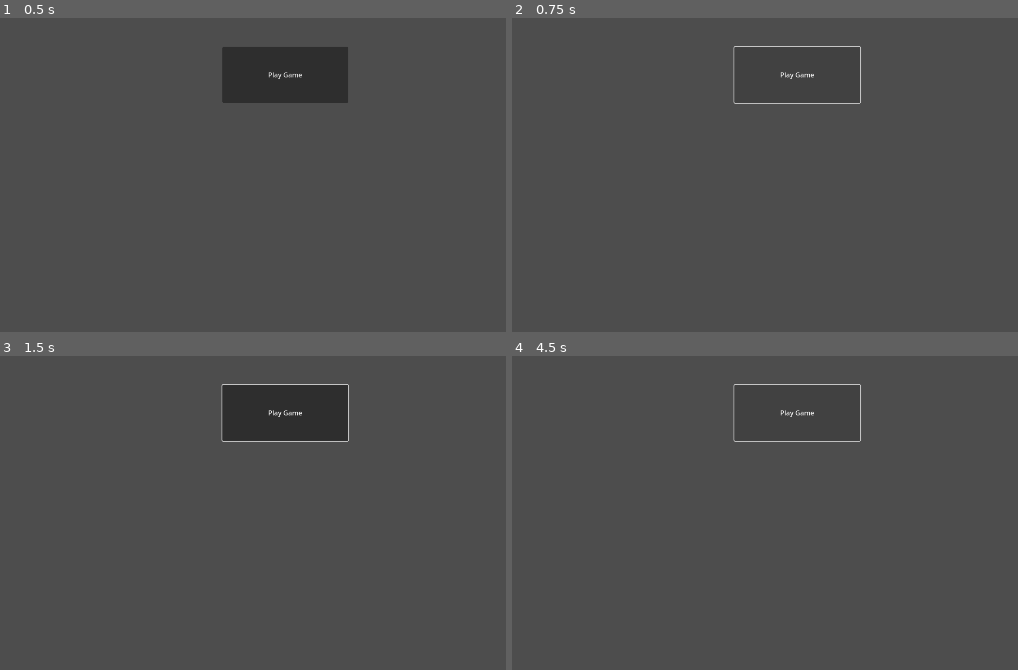
Above: before the commit, frames 1-4 (two rows, left to right).
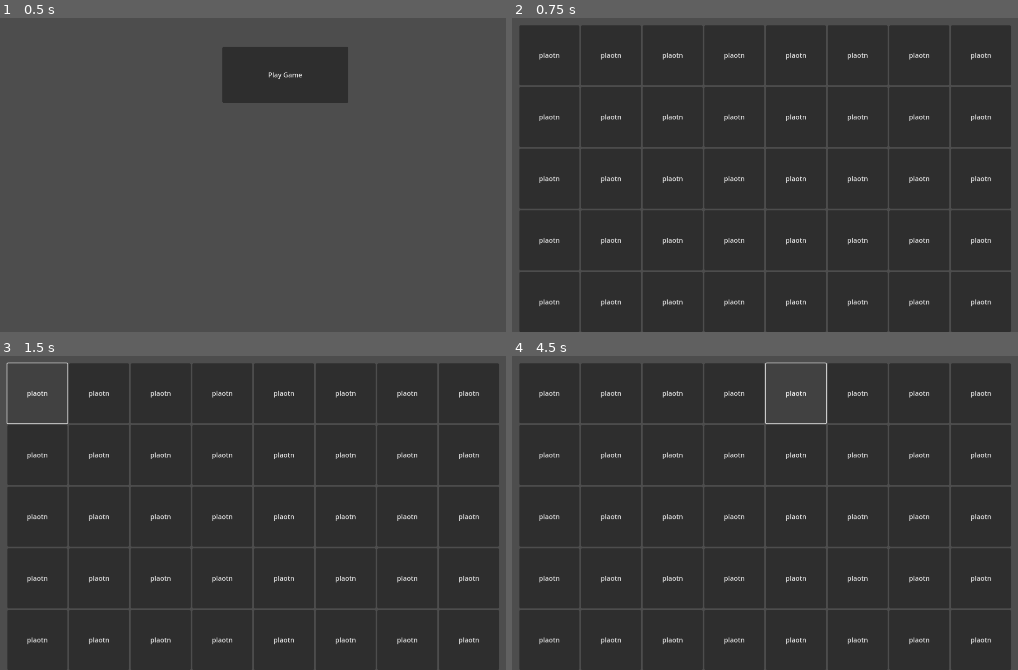
Above: after the commit, the same moments.

Repository: markelgersma/ComputerClub
Game: Godot game, scene res://scenes/mainMenu.tscn
Two runs of this game, one before a commit and one after it. Both use one fixed random seed, a clock stepped at 60 frames per second and the inputs below. Before the commit the project starts from res://mainMenu.tscn.
Inputs (mouse positions are in pixels of both pictures, inside the frame that each line leads up to):
- Up to frame 1 (0.5 s): no input
- Up to frame 2 (0.75 s): click "Play Game" at 0.5 s
- Up to frame 3 (1.5 s): click (35, 393) at 1.25 s, where only the run after the commit has a clickable "plaotn"
- Up to frame 4 (4.5 s): click (613, 393) at 2 s, where only the run after the commit has a clickable "plaotn"; click (673, 393) at 2.75 s, where only the run after the commit has a clickable "plaotn"; click (734, 393) at 3.5 s, where only the run after the commit has a clickable "plaotn"; click (795, 393) at 4.25 s, where only the run after the commit has a clickable "plaotn"

Frame 1 is identical in both runs. In frame 2, 85% of the frame differs, in the area x 1-99%, y 2-100%; in frame 3, 83%; in frame 4, 84%.

Commit message:
Moved files, added gamescreen and some wizard script.

Diff:
--- a/Zolem/wizard-vs-golem/mainMenu.tscn
+++ /dev/null
@@ -1,17 +0,0 @@
-[gd_scene format=3 uid="uid://b3axbq58sp7xd"]
-
-[node name="Control" type="Control"]
-layout_mode = 3
-anchors_preset = 15
-anchor_right = 1.0
-anchor_bottom = 1.0
-grow_horizontal = 2
-grow_vertical = 2
-
-[node name="Button" type="Button" parent="."]
-layout_mode = 0
-offset_left = 788.0
-offset_top = 396.0
-offset_right = 1090.0
-offset_bottom = 530.0
-text = "Play Game"
--- a/Zolem/wizard-vs-golem/project.godot
+++ b/Zolem/wizard-vs-golem/project.godot
@@ -11,9 +11,9 @@
 [application]
 
 config/name="Wizard Vs Golem"
-run/main_scene="res://mainMenu.tscn"
+run/main_scene="res://scenes/mainMenu.tscn"
 config/features=PackedStringArray("4.4", "GL Compatibility")
-config/icon="res://icon.svg"
+config/icon="res://assets/icon.svg"
 
 [display]
 
@@ -21,6 +21,10 @@
 window/size/viewport_height=1080
 window/stretch/mode="viewport"
 
+[dotnet]
+
+project/assembly_name="Wizard Vs Golem"
+
 [rendering]
 
 renderer/rendering_method="gl_compatibility"
--- /dev/null
+++ b/Zolem/wizard-vs-golem/scenes/mainMenu.tscn
@@ -0,0 +1,22 @@
+[gd_scene load_steps=2 format=3 uid="uid://b3axbq58sp7xd"]
+
+[ext_resource type="Script" uid="uid://cf76vthymoldu" path="res://scripts/main_menu.gd" id="1_qkhwq"]
+
+[node name="Game" type="Control"]
+layout_mode = 3
+anchors_preset = 15
+anchor_right = 1.0
+anchor_bottom = 1.0
+grow_horizontal = 2
+grow_vertical = 2
+script = ExtResource("1_qkhwq")
+
+[node name="Play Game" type="Button" parent="."]
+layout_mode = 0
+offset_left = 788.0
+offset_top = 396.0
+offset_right = 1090.0
+offset_bottom = 530.0
+text = "Play Game"
+
+[connection signal="pressed" from="Play Game" to="." method="_on_play_game_pressed"]
--- /dev/null
+++ b/Zolem/wizard-vs-golem/scenes/potential.tscn
@@ -0,0 +1,334 @@
+[gd_scene load_steps=2 format=3 uid="uid://be14i10buvddn"]
+
+[ext_resource type="Script" uid="uid://d3apadb3ed0i4" path="res://scripts/potential.gd" id="1_kibop"]
+
+[node name="Node2D" type="Node2D"]
+script = ExtResource("1_kibop")
+
+[node name="GridContainer" type="GridContainer" parent="."]
+offset_left = 272.175
+offset_top = 344.0
+offset_right = 1452.18
+offset_bottom = 1080.0
+columns = 8
+
+[node name="Button1" type="Button" parent="GridContainer"]
+custom_minimum_size = Vector2(144, 144)
+layout_mode = 2
+text = "plaotn"
+metadata/column = 1
+metadata/row = 1
+
+[node name="Button2" type="Button" parent="GridContainer"]
+custom_minimum_size = Vector2(144, 144)
+layout_mode = 2
+text = "plaotn"
+metadata/column = 2
+metadata/row = 1
+
+[node name="Button3" type="Button" parent="GridContainer"]
+custom_minimum_size = Vector2(144, 144)
+layout_mode = 2
+text = "plaotn"
+metadata/column = 3
+metadata/row = 1
+
+[node name="Button4" type="Button" parent="GridContainer"]
+custom_minimum_size = Vector2(144, 144)
+layout_mode = 2
+text = "plaotn"
+metadata/column = 4
+metadata/row = 1
+
+[node name="Button5" type="Button" parent="GridContainer"]
+custom_minimum_size = Vector2(144, 144)
+layout_mode = 2
+text = "plaotn"
+metadata/column = 5
+metadata/row = 1
+
+[node name="Button6" type="Button" parent="GridContainer"]
+custom_minimum_size = Vector2(144, 144)
+layout_mode = 2
+text = "plaotn"
+metadata/column = 6
+metadata/row = 1
+
+[node name="Button7" type="Button" parent="GridContainer"]
+custom_minimum_size = Vector2(144, 144)
+layout_mode = 2
+text = "plaotn"
+metadata/column = 7
+metadata/row = 1
+
+[node name="Button8" type="Button" parent="GridContainer"]
+custom_minimum_size = Vector2(144, 144)
+layout_mode = 2
+text = "plaotn"
+metadata/column = 8
+metadata/row = 1
+
+[node name="Button9" type="Button" parent="GridContainer"]
+custom_minimum_size = Vector2(144, 144)
+layout_mode = 2
+text = "plaotn"
+metadata/column = 1
+metadata/row = 2
+
+[node name="Button10" type="Button" parent="GridContainer"]
+custom_minimum_size = Vector2(144, 144)
+layout_mode = 2
+text = "plaotn"
+metadata/column = 2
+metadata/row = 2
+
+[node name="Button11" type="Button" parent="GridContainer"]
+custom_minimum_size = Vector2(144, 144)
+layout_mode = 2
+text = "plaotn"
+metadata/column = 3
+metadata/row = 2
+
+[node name="Button12" type="Button" parent="GridContainer"]
+custom_minimum_size = Vector2(144, 144)
+layout_mode = 2
+text = "plaotn"
+metadata/column = 4
+metadata/row = 2
+
+[node name="Button13" type="Button" parent="GridContainer"]
+custom_minimum_size = Vector2(144, 144)
+layout_mode = 2
+text = "plaotn"
+metadata/column = 5
+metadata/row = 2
+
+[node name="Button14" type="Button" parent="GridContainer"]
+custom_minimum_size = Vector2(144, 144)
+layout_mode = 2
+text = "plaotn"
+metadata/column = 6
+metadata/row = 2
+
+[node name="Button15" type="Button" parent="GridContainer"]
+custom_minimum_size = Vector2(144, 144)
+layout_mode = 2
+text = "plaotn"
+metadata/column = 7
+metadata/row = 2
+
+[node name="Button16" type="Button" parent="GridContainer"]
+custom_minimum_size = Vector2(144, 144)
+layout_mode = 2
+text = "plaotn"
+metadata/column = 8
+metadata/row = 2
+
+[node name="Button17" type="Button" parent="GridContainer"]
+custom_minimum_size = Vector2(144, 144)
+layout_mode = 2
+text = "plaotn"
+metadata/column = 1
+metadata/row = 3
+
+[node name="Button18" type="Button" parent="GridContainer"]
+custom_minimum_size = Vector2(144, 144)
+layout_mode = 2
+text = "plaotn"
+metadata/column = 2
+metadata/row = 3
+
+[node name="Button19" type="Button" parent="GridContainer"]
+custom_minimum_size = Vector2(144, 144)
+layout_mode = 2
+text = "plaotn"
+metadata/column = 3
+metadata/row = 3
+
+[node name="Button20" type="Button" parent="GridContainer"]
+custom_minimum_size = Vector2(144, 144)
+layout_mode = 2
+text = "plaotn"
+metadata/column = 4
+metadata/row = 3
+
+[node name="Button21" type="Button" parent="GridContainer"]
+custom_minimum_size = Vector2(144, 144)
+layout_mode = 2
+text = "plaotn"
+metadata/column = 5
+metadata/row = 3
+
+[node name="Button22" type="Button" parent="GridContainer"]
+custom_minimum_size = Vector2(144, 144)
+layout_mode = 2
+text = "plaotn"
+metadata/column = 6
+metadata/row = 3
+
+[node name="Button23" type="Button" parent="GridContainer"]
+custom_minimum_size = Vector2(144, 144)
+layout_mode = 2
+text = "plaotn"
+metadata/column = 7
+metadata/row = 3
+
+[node name="Button24" type="Button" parent="GridContainer"]
+custom_minimum_size = Vector2(144, 144)
+layout_mode = 2
+text = "plaotn"
+metadata/column = 8
+metadata/row = 3
+
+[node name="Button25" type="Button" parent="GridContainer"]
+custom_minimum_size = Vector2(144, 144)
+layout_mode = 2
+text = "plaotn"
+metadata/column = 1
+metadata/row = 4
+
+[node name="Button26" type="Button" parent="GridContainer"]
+custom_minimum_size = Vector2(144, 144)
+layout_mode = 2
+text = "plaotn"
+metadata/column = 2
+metadata/row = 4
+
+[node name="Button27" type="Button" parent="GridContainer"]
+custom_minimum_size = Vector2(144, 144)
+layout_mode = 2
+text = "plaotn"
+metadata/column = 3
+metadata/row = 4
+
+[node name="Button28" type="Button" parent="GridContainer"]
+custom_minimum_size = Vector2(144, 144)
+layout_mode = 2
+text = "plaotn"
+metadata/column = 4
+metadata/row = 4
+
+[node name="Button29" type="Button" parent="GridContainer"]
+custom_minimum_size = Vector2(144, 144)
+layout_mode = 2
+text = "plaotn"
+metadata/column = 5
+metadata/row = 4
+
+[node name="Button30" type="Button" parent="GridContainer"]
+custom_minimum_size = Vector2(144, 144)
+layout_mode = 2
+text = "plaotn"
+metadata/column = 6
+metadata/row = 4
+
+[node name="Button31" type="Button" parent="GridContainer"]
+custom_minimum_size = Vector2(144, 144)
+layout_mode = 2
+text = "plaotn"
+metadata/column = 7
+metadata/row = 4
+
+[node name="Button32" type="Button" parent="GridContainer"]
+custom_minimum_size = Vector2(144, 144)
+layout_mode = 2
+text = "plaotn"
+metadata/column = 8
+metadata/row = 4
+
+[node name="Button33" type="Button" parent="GridContainer"]
+custom_minimum_size = Vector2(144, 144)
+layout_mode = 2
+text = "plaotn"
+metadata/column = 1
+metadata/row = 5
+
+[node name="Button34" type="Button" parent="GridContainer"]
+custom_minimum_size = Vector2(144, 144)
+layout_mode = 2
+text = "plaotn"
+metadata/column = 2
+metadata/row = 5
+
+[node name="Button35" type="Button" parent="GridContainer"]
+custom_minimum_size = Vector2(144, 144)
+layout_mode = 2
+text = "plaotn"
+metadata/column = 3
+metadata/row = 5
+
+[node name="Button36" type="Button" parent="GridContainer"]
+custom_minimum_size = Vector2(144, 144)
+layout_mode = 2
+text = "plaotn"
+metadata/column = 4
+metadata/row = 5
+
+[node name="Button37" type="Button" parent="GridContainer"]
+custom_minimum_size = Vector2(144, 144)
+layout_mode = 2
+text = "plaotn"
+metadata/column = 5
+metadata/row = 5
+
+[node name="Button38" type="Button" parent="GridContainer"]
+custom_minimum_size = Vector2(144, 144)
+layout_mode = 2
+text = "plaotn"
+metadata/column = 6
+metadata/row = 5
+
+[node name="Button39" type="Button" parent="GridContainer"]
+custom_minimum_size = Vector2(144, 144)
+layout_mode = 2
+text = "plaotn"
+metadata/column = 7
+metadata/row = 5
+
+[node name="Button40" type="Button" parent="GridContainer"]
+custom_minimum_size = Vector2(144, 144)
+layout_mode = 2
+text = "plaotn"
+metadata/column = 8
+metadata/row = 5
+
+[connection signal="pressed" from="GridContainer/Button1" to="." method="_button_pressed"]
+[connection signal="pressed" from="GridContainer/Button2" to="." method="_button_pressed"]
+[connection signal="pressed" from="GridContainer/Button3" to="." method="_button_pressed"]
+[connection signal="pressed" from="GridContainer/Button4" to="." method="_button_pressed"]
+[connection signal="pressed" from="GridContainer/Button5" to="." method="_button_pressed"]
+[connection signal="pressed" from="GridContainer/Button6" to="." method="_button_pressed"]
+[connection signal="pressed" from="GridContainer/Button7" to="." method="_button_pressed"]
+[connection signal="pressed" from="GridContainer/Button8" to="." method="_button_pressed"]
+[connection signal="pressed" from="GridContainer/Button9" to="." method="_button_pressed"]
+[connection signal="pressed" from="GridContainer/Button10" to="." method="_button_pressed"]
+[connection signal="pressed" from="GridContainer/Button11" to="." method="_button_pressed"]
+[connection signal="pressed" from="GridContainer/Button12" to="." method="_button_pressed"]
+[connection signal="pressed" from="GridContainer/Button13" to="." method="_button_pressed"]
+[connection signal="pressed" from="GridContainer/Button14" to="." method="_button_pressed"]
+[connection signal="pressed" from="GridContainer/Button15" to="." method="_button_pressed"]
+[connection signal="pressed" from="GridContainer/Button16" to="." method="_button_pressed"]
+[connection signal="pressed" from="GridContainer/Button17" to="." method="_button_pressed"]
+[connection signal="pressed" from="GridContainer/Button18" to="." method="_button_pressed"]
+[connection signal="pressed" from="GridContainer/Button19" to="." method="_button_pressed"]
+[connection signal="pressed" from="GridContainer/Button20" to="." method="_button_pressed"]
+[connection signal="pressed" from="GridContainer/Button21" to="." method="_button_pressed"]
+[connection signal="pressed" from="GridContainer/Button22" to="." method="_button_pressed"]
+[connection signal="pressed" from="GridContainer/Button23" to="." method="_button_pressed"]
+[connection signal="pressed" from="GridContainer/Button24" to="." method="_button_pressed"]
+[connection signal="pressed" from="GridContainer/Button25" to="." method="_button_pressed"]
+[connection signal="pressed" from="GridContainer/Button26" to="." method="_button_pressed"]
+[connection signal="pressed" from="GridContainer/Button27" to="." method="_button_pressed"]
+[connection signal="pressed" from="GridContainer/Button28" to="." method="_button_pressed"]
+[connection signal="pressed" from="GridContainer/Button29" to="." method="_button_pressed"]
+[connection signal="pressed" from="GridContainer/Button30" to="." method="_button_pressed"]
+[connection signal="pressed" from="GridContainer/Button31" to="." method="_button_pressed"]
+[connection signal="pressed" from="GridContainer/Button32" to="." method="_button_pressed"]
+[connection signal="pressed" from="GridContainer/Button33" to="." method="_button_pressed"]
+[connection signal="pressed" from="GridContainer/Button34" to="." method="_button_pressed"]
+[connection signal="pressed" from="GridContainer/Button35" to="." method="_button_pressed"]
+[connection signal="pressed" from="GridContainer/Button36" to="." method="_button_pressed"]
+[connection signal="pressed" from="GridContainer/Button37" to="." method="_button_pressed"]
+[connection signal="pressed" from="GridContainer/Button38" to="." method="_button_pressed"]
+[connection signal="pressed" from="GridContainer/Button39" to="." method="_button_pressed"]
+[connection signal="pressed" from="GridContainer/Button40" to="." method="_button_pressed"]
--- /dev/null
+++ b/Zolem/wizard-vs-golem/scenes/wizards/wizard.tscn
@@ -0,0 +1,8 @@
+[gd_scene load_steps=2 format=3 uid="uid://bfudqlwhk82qo"]
+
+[ext_resource type="Script" uid="uid://c0fogqverobdm" path="res://scripts/wizard.gd" id="1_tav45"]
+
+[node name="Wizard" type="Node2D"]
+script = ExtResource("1_tav45")
+
+[node name="Attack Timer" type="Timer" parent="."]
--- /dev/null
+++ b/Zolem/wizard-vs-golem/scripts/main_menu.gd
@@ -0,0 +1,6 @@
+extends Control
+
+
+func _on_play_game_pressed() -> void:
+	print("Switching scene to play.")
+	get_tree().change_scene_to_file("res://scenes/potential.tscn")
--- /dev/null
+++ b/Zolem/wizard-vs-golem/scripts/potential.gd
@@ -0,0 +1,54 @@
+extends Node2D
+
+@onready var all_buttons = [
+	$GridContainer/Button1,
+	$GridContainer/Button2,
+	$GridContainer/Button3,
+	$GridContainer/Button4,
+	$GridContainer/Button5,
+	$GridContainer/Button6,
+	$GridContainer/Button7,
+	$GridContainer/Button8,
+	$GridContainer/Button9,
+	$GridContainer/Button10,
+	$GridContainer/Button11,
+	$GridContainer/Button12,
+	$GridContainer/Button13,
+	$GridContainer/Button14,
+	$GridContainer/Button15,
+	$GridContainer/Button16,
+	$GridContainer/Button17,
+	$GridContainer/Button18,
+	$GridContainer/Button19,
+	$GridContainer/Button20,
+	$GridContainer/Button21,
+	$GridContainer/Button22,
+	$GridContainer/Button23,
+	$GridContainer/Button24,
+	$GridContainer/Button25,
+	$GridContainer/Button26,
+	$GridContainer/Button27,
+	$GridContainer/Button28,
+	$GridContainer/Button29,
+	$GridContainer/Button30,
+	$GridContainer/Button31,
+	$GridContainer/Button32,
+	$GridContainer/Button33,
+	$GridContainer/Button34,
+	$GridContainer/Button35,
+	$GridContainer/Button36,
+	$GridContainer/Button37,
+	$GridContainer/Button38,
+	$GridContainer/Button39,
+	$GridContainer/Button40]
+
+var button_number: Dictionary # column = x, row = y.
+
+func _button_pressed():
+	var current_button: Button
+	for x in all_buttons:
+		if x.button_pressed:
+			current_button = x
+			break
+	button_number = {"column" = current_button.get_meta("column"), "row" = current_button.get_meta("row")}
+	print(button_number)
--- /dev/null
+++ b/Zolem/wizard-vs-golem/scripts/wizard.gd
@@ -0,0 +1,14 @@
+extends Node2D
+
+@onready var attack_timer: Timer = $"Attack Timer"
+
+@export_category("Stats")
+@export var health: float = 100
+
+@export_category("Attacking")
+@export var damage: float = 10
+@export var attack_speed: float = 0.25
+@export var damage_type: String = "magic"
+
+func _ready() -> void:
+	attack_timer.wait_time = attack_speed
Renamed: Zolem/wizard-vs-golem/GolemVWizard.png -> Zolem/wizard-vs-golem/assets/GolemVWizard.png
Not shown, changed: Zolem/wizard-vs-golem/assets/GolemVWizard.png.import
Renamed: Zolem/wizard-vs-golem/icon.svg -> Zolem/wizard-vs-golem/assets/icon.svg
Not shown, changed: Zolem/wizard-vs-golem/assets/icon.svg.import
Not shown, added: Zolem/wizard-vs-golem/scripts/main_menu.gd.uid
Not shown, added: Zolem/wizard-vs-golem/scripts/potential.gd.uid
Not shown, added: Zolem/wizard-vs-golem/scripts/wizard.gd.uid
